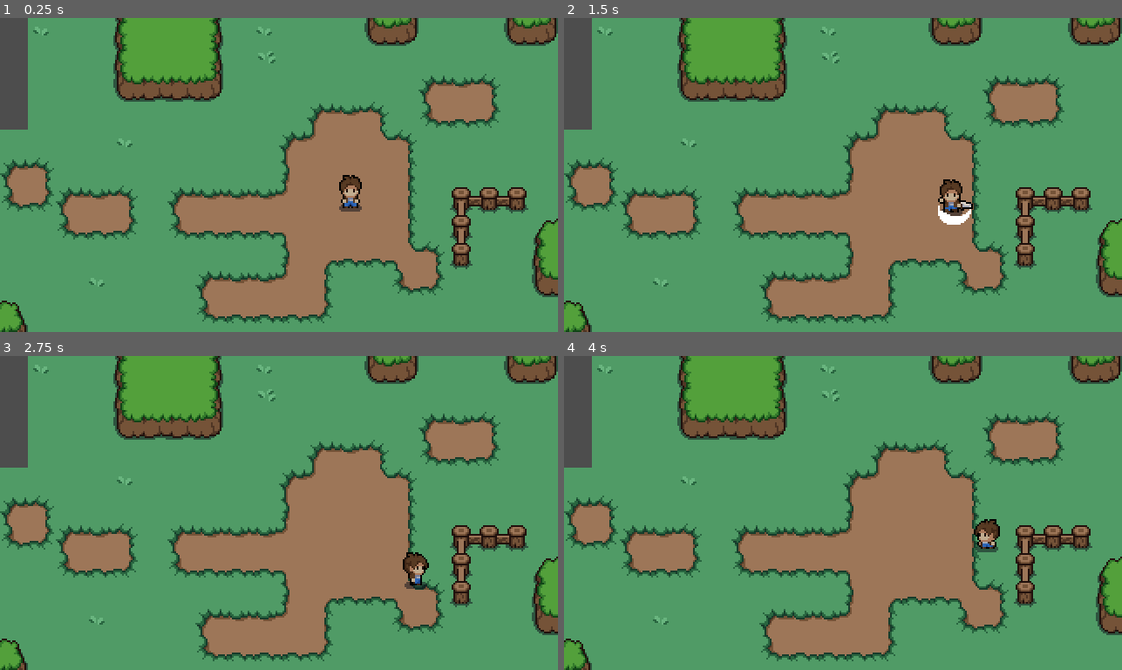
Above: before the commit, frames 1-4 (two rows, left to right).
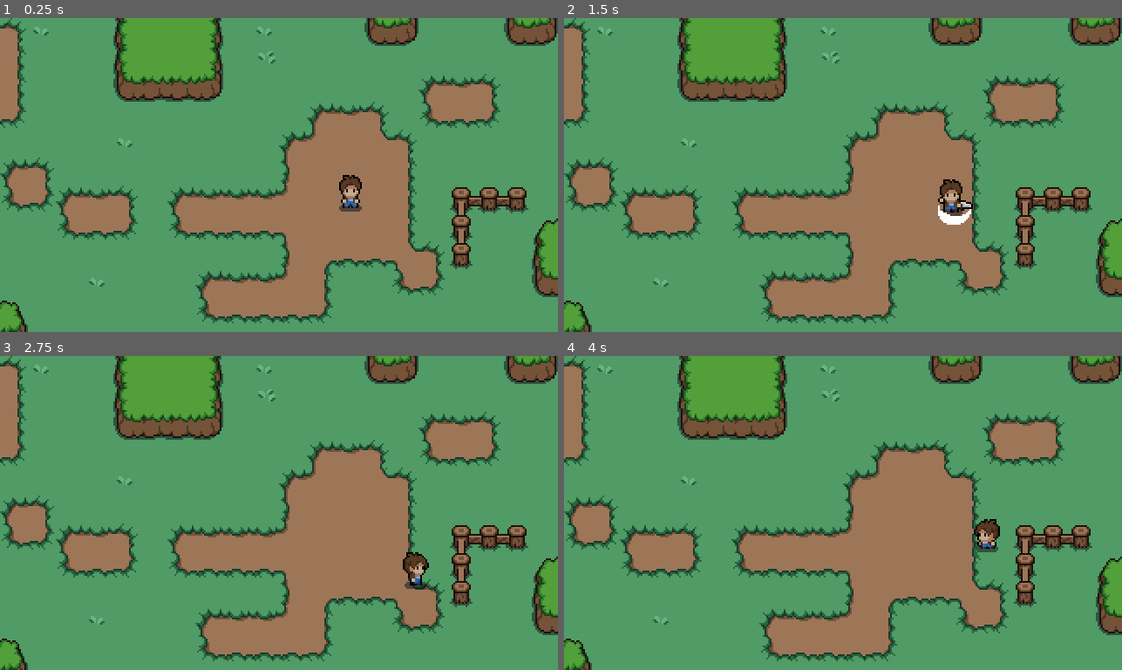
Above: after the commit, the same moments.

Repository: JrSchmidtt/top-down-rpg
Game: Godot game, scene res://terrain/level_test.tscn
The game is run twice, just before and just after one commit, with the same random seed, the same clock (stepped at 60 frames per second) and the same inputs.
Inputs (mouse positions are in pixels of both pictures, inside the frame that each line leads up to):
- Up to frame 1 (0.25 s): no input
- Up to frame 2 (1.5 s): move the mouse to (965, 159) at 0.52 s; hold D (move_right) 0.53-1.28 s; click (965, 159) at 0.6 s; move the mouse to (731, 190) at 1.27 s; hold S (move_down) from 1.28 s (still down); click (731, 190) at 1.35 s
- Up to frame 3 (2.75 s): move the mouse to (334, 443) at 2.02 s; release S (move_down) at 2.03 s; hold D (move_right) from 2.03 s (still down); click (334, 443) at 2.1 s
- Up to frame 4 (4 s): move the mouse to (815, 575) at 2.77 s; release D (move_right) at 2.78 s; hold W (move_up) 2.78-3.53 s; click (815, 575) at 2.85 s; move the mouse to (1010, 560) at 3.52 s; hold A (move_left) from 3.53 s (still down); click (1010, 560) at 3.6 s

The runs differ from the first frame. In frame 1, 1.8% of the frame differs, in the area x 0-5%, y 0-36%; in frame 2, 1.8%; in frame 3, 1.8%; in frame 4, 1.8%.

Commit message:
Fix empity tiles

Diff:
--- a/terrain/level_test.tscn
+++ b/terrain/level_test.tscn
@@ -6,7 +6,7 @@
 [node name="Level" type="Node2D"]
 
 [node name="Terrain" parent="." instance=ExtResource("1_plj4h")]
-layer_0/tile_data = PackedInt32Array(655360, 0, 0, 655361, 0 …(5657 unchanged characters)… 1051, 6, 0, -196586, 0, 0, -131050, 0, 0)
+layer_0/tile_data = PackedInt32Array(655360, 0, 0, 655361, 0 …(5657 unchanged characters)… 1051, 6, 0, -196586, 0, 0, -131050, 0, 0, 65535, 65538, 0, 0, 196610, 0, 65536, 196610, 1, 131072, 196610, 1, 196608, 196610, 2, 262143, 65538, 2, 196607, 65538, 1, 131071, 65538, 1)
 layer_1/tile_data = PackedInt32Array(-65532, 65538, 4, -65531, 131074, 4, 5, 131074, 5, 65541, 131074, 5, 6, 131074, 5, …(580 unchanged characters)…
 layer_2/tile_data = PackedInt32Array(524304, 7, 2, 458768, 7, 1, 393232, 65543, 0, 393233, 131079, 3, 393234, 196615, 3)
 
--- a/terrain/terrain.tscn
+++ b/terrain/terrain.tscn
@@ -9,8 +9,6 @@
 resource_name = "grass"
 texture = ExtResource("1_t05bt")
 0:0/0 = 0
-0:0/0/physics_layer_0/linear_velocity = Vector2(0, 0)
-0:0/0/physics_layer_0/angular_velocity = 0.0
 
 [sub_resource type="TileSetAtlasSource" id="TileSetAtlasSource_s3dju"]
 resource_name = "terrain"
@@ -18,46 +16,32 @@
 3:3/0 = 0
 3:3/0/terrain_set = 0
 3:3/0/terrain = 0
-3:3/0/physics_layer_0/linear_velocity = Vector2(0, 0)
-3:3/0/physics_layer_0/angular_velocity = 0.0
 3:3/0/terrains_peering_bit/left_side = 0
 2:3/0 = 0
 2:3/0/terrain_set = 0
 2:3/0/terrain = 0
-2:3/0/physics_layer_0/linear_velocity = Vector2(0, 0)
-2:3/0/physics_layer_0/angular_velocity = 0.0
 2:3/0/terrains_peering_bit/right_side = 0
 2:3/0/terrains_peering_bit/left_side = 0
 1:3/0 = 0
 1:3/0/terrain_set = 0
 1:3/0/terrain = 0
-1:3/0/physics_layer_0/linear_velocity = Vector2(0, 0)
-1:3/0/physics_layer_0/angular_velocity = 0.0
 1:3/0/terrains_peering_bit/right_side = 0
 0:3/0 = 0
 0:3/0/terrain_set = 0
 0:3/0/terrain = 0
-0:3/0/physics_layer_0/linear_velocity = Vector2(0, 0)
-0:3/0/physics_layer_0/angular_velocity = 0.0
 0:2/0 = 0
 0:2/0/terrain_set = 0
 0:2/0/terrain = 0
-0:2/0/physics_layer_0/linear_velocity = Vector2(0, 0)
-0:2/0/physics_layer_0/angular_velocity = 0.0
 0:2/0/terrains_peering_bit/top_side = 0
 1:2/0 = 0
 1:2/0/terrain_set = 0
 1:2/0/terrain = 0
-1:2/0/physics_layer_0/linear_velocity = Vector2(0, 0)
-1:2/0/physics_layer_0/angular_velocity = 0.0
 1:2/0/terrains_peering_bit/right_side = 0
 1:2/0/terrains_peering_bit/top_side = 0
 1:2/0/terrains_peering_bit/top_right_corner = 0
 2:2/0 = 0
 2:2/0/terrain_set = 0
 2:2/0/terrain = 0
-2:2/0/physics_layer_0/linear_velocity = Vector2(0, 0)
-2:2/0/physics_layer_0/angular_velocity = 0.0
 2:2/0/terrains_peering_bit/right_side = 0
 2:2/0/terrains_peering_bit/left_side = 0
 2:2/0/terrains_peering_bit/top_left_corner = 0
@@ -66,16 +50,12 @@
 3:2/0 = 0
 3:2/0/terrain_set = 0
 3:2/0/terrain = 0
-3:2/0/physics_layer_0/linear_velocity = Vector2(0, 0)
-3:2/0/physics_layer_0/angular_velocity = 0.0
 3:2/0/terrains_peering_bit/left_side = 0
 3:2/0/terrains_peering_bit/top_left_corner = 0
 3:2/0/terrains_peering_bit/top_side = 0
 3:1/0 = 0
 3:1/0/terrain_set = 0
 3:1/0/terrain = 0
-3:1/0/physics_layer_0/linear_velocity = Vector2(0, 0)
-3:1/0/physics_layer_0/angular_velocity = 0.0
 3:1/0/terrains_peering_bit/bottom_side = 0
 3:1/0/terrains_peering_bit/bottom_left_corner = 0
 3:1/0/terrains_peering_bit/left_side = 0
@@ -84,8 +64,6 @@
 2:1/0 = 0
 2:1/0/terrain_set = 0
 2:1/0/terrain = 0
-2:1/0/physics_layer_0/linear_velocity = Vector2(0, 0)
-2:1/0/physics_layer_0/angular_velocity = 0.0
 2:1/0/terrains_peering_bit/right_side = 0
 2:1/0/terrains_peering_bit/bottom_right_corner = 0
 2:1/0/terrains_peering_bit/bottom_side = 0
@@ -97,8 +75,6 @@
 1:1/0 = 0
 1:1/0/terrain_set = 0
 1:1/0/terrain = 0
-1:1/0/physics_layer_0/linear_velocity = Vector2(0, 0)
-1:1/0/physics_layer_0/angular_velocity = 0.0
 1:1/0/terrains_peering_bit/right_side = 0
 1:1/0/terrains_peering_bit/bottom_right_corner = 0
 1:1/0/terrains_peering_bit/bottom_side = 0
@@ -107,29 +83,21 @@
 0:1/0 = 0
 0:1/0/terrain_set = 0
 0:1/0/terrain = 0
-0:1/0/physics_layer_0/linear_velocity = Vector2(0, 0)
-0:1/0/physics_layer_0/angular_velocity = 0.0
 0:1/0/terrains_peering_bit/bottom_side = 0
 0:1/0/terrains_peering_bit/top_side = 0
 0:0/0 = 0
 0:0/0/terrain_set = 0
 0:0/0/terrain = 0
-0:0/0/physics_layer_0/linear_velocity = Vector2(0, 0)
-0:0/0/physics_layer_0/angular_velocity = 0.0
 0:0/0/terrains_peering_bit/bottom_side = 0
 1:0/0 = 0
 1:0/0/terrain_set = 0
 1:0/0/terrain = 0
-1:0/0/physics_layer_0/linear_velocity = Vector2(0, 0)
-1:0/0/physics_layer_0/angular_velocity = 0.0
 1:0/0/terrains_peering_bit/right_side = 0
 1:0/0/terrains_peering_bit/bottom_right_corner = 0
 1:0/0/terrains_peering_bit/bottom_side = 0
 2:0/0 = 0
 2:0/0/terrain_set = 0
 2:0/0/terrain = 0
-2:0/0/physics_layer_0/linear_velocity = Vector2(0, 0)
-2:0/0/physics_layer_0/angular_velocity = 0.0
 2:0/0/terrains_peering_bit/right_side = 0
 2:0/0/terrains_peering_bit/bottom_right_corner = 0
 2:0/0/terrains_peering_bit/bottom_side = 0
@@ -138,16 +106,12 @@
 3:0/0 = 0
 3:0/0/terrain_set = 0
 3:0/0/terrain = 0
-3:0/0/physics_layer_0/linear_velocity = Vector2(0, 0)
-3:0/0/physics_layer_0/angular_velocity = 0.0
 3:0/0/terrains_peering_bit/bottom_side = 0
 3:0/0/terrains_peering_bit/bottom_left_corner = 0
 3:0/0/terrains_peering_bit/left_side = 0
 4:0/0 = 0
 4:0/0/terrain_set = 0
 4:0/0/terrain = 0
-4:0/0/physics_layer_0/linear_velocity = Vector2(0, 0)
-4:0/0/physics_layer_0/angular_velocity = 0.0
 4:0/0/terrains_peering_bit/right_side = 0
 4:0/0/terrains_peering_bit/bottom_side = 0
 4:0/0/terrains_peering_bit/bottom_left_corner = 0
@@ -158,8 +122,6 @@
 4:1/0 = 0
 4:1/0/terrain_set = 0
 4:1/0/terrain = 0
-4:1/0/physics_layer_0/linear_velocity = Vector2(0, 0)
-4:1/0/physics_layer_0/angular_velocity = 0.0
 4:1/0/terrains_peering_bit/right_side = 0
 4:1/0/terrains_peering_bit/bottom_right_corner = 0
 4:1/0/terrains_peering_bit/bottom_side = 0
@@ -170,8 +132,6 @@
 4:2/0 = 0
 4:2/0/terrain_set = 0
 4:2/0/terrain = 0
-4:2/0/physics_layer_0/linear_velocity = Vector2(0, 0)
-4:2/0/physics_layer_0/angular_velocity = 0.0
 4:2/0/terrains_peering_bit/right_side = 0
 4:2/0/terrains_peering_bit/bottom_side = 0
 4:2/0/terrains_peering_bit/bottom_left_corner = 0
@@ -181,8 +141,6 @@
 5:2/0 = 0
 5:2/0/terrain_set = 0
 5:2/0/terrain = 0
-5:2/0/physics_layer_0/linear_velocity = Vector2(0, 0)
-5:2/0/physics_layer_0/angular_velocity = 0.0
 5:2/0/terrains_peering_bit/right_side = 0
 5:2/0/terrains_peering_bit/bottom_right_corner = 0
 5:2/0/terrains_peering_bit/bottom_side = 0
@@ -192,8 +150,6 @@
 5:1/0 = 0
 5:1/0/terrain_set = 0
 5:1/0/terrain = 0
-5:1/0/physics_layer_0/linear_velocity = Vector2(0, 0)
-5:1/0/physics_layer_0/angular_velocity = 0.0
 5:1/0/terrains_peering_bit/right_side = 0
 5:1/0/terrains_peering_bit/bottom_right_corner = 0
 5:1/0/terrains_peering_bit/bottom_side = 0
@@ -204,8 +160,6 @@
 5:0/0 = 0
 5:0/0/terrain_set = 0
 5:0/0/terrain = 0
-5:0/0/physics_layer_0/linear_velocity = Vector2(0, 0)
-5:0/0/physics_layer_0/angular_velocity = 0.0
 5:0/0/terrains_peering_bit/right_side = 0
 5:0/0/terrains_peering_bit/bottom_right_corner = 0
 5:0/0/terrains_peering_bit/bottom_side = 0
@@ -215,16 +169,12 @@
 5:0/0/terrains_peering_bit/top_right_corner = 0
 4:4/0 = 0
 4:4/0/terrain_set = 0
-4:4/0/physics_layer_0/linear_velocity = Vector2(0, 0)
-4:4/0/physics_layer_0/angular_velocity = 0.0
 4:4/0/terrains_peering_bit/right_side = 1
 4:4/0/terrains_peering_bit/bottom_right_corner = 1
 4:4/0/terrains_peering_bit/top_right_corner = 1
 5:4/0 = 0
 5:4/0/terrain_set = 0
 5:4/0/terrain = 1
-5:4/0/physics_layer_0/linear_velocity = Vector2(0, 0)
-5:4/0/physics_layer_0/angular_velocity = 0.0
 5:4/0/terrains_peering_bit/bottom_side = 1
 5:4/0/terrains_peering_bit/bottom_left_corner = 1
 5:4/0/terrains_peering_bit/left_side = 1
@@ -232,20 +182,14 @@
 5:4/0/terrains_peering_bit/top_side = 1
 5:5/0 = 0
 5:5/0/terrain_set = 0
-5:5/0/physics_layer_0/linear_velocity = Vector2(0, 0)
-5:5/0/physics_layer_0/angular_velocity = 0.0
 5:5/0/terrains_peering_bit/top_left_corner = 1
 5:5/0/terrains_peering_bit/top_side = 1
 4:5/0 = 0
 4:5/0/terrain_set = 0
-4:5/0/physics_layer_0/linear_velocity = Vector2(0, 0)
-4:5/0/physics_layer_0/angular_velocity = 0.0
 4:5/0/terrains_peering_bit/top_right_corner = 1
 4:6/0 = 0
 4:6/0/terrain_set = 0
 4:6/0/terrain = 1
-4:6/0/physics_layer_0/linear_velocity = Vector2(0, 0)
-4:6/0/physics_layer_0/angular_velocity = 0.0
 4:6/0/terrains_peering_bit/bottom_side = 1
 4:6/0/terrains_peering_bit/bottom_left_corner = 1
 4:6/0/terrains_peering_bit/left_side = 1
@@ -254,8 +198,6 @@
 5:6/0 = 0
 5:6/0/terrain_set = 0
 5:6/0/terrain = 1
-5:6/0/physics_layer_0/linear_velocity = Vector2(0, 0)
-5:6/0/physics_layer_0/angular_velocity = 0.0
 5:6/0/terrains_peering_bit/right_side = 1
 5:6/0/terrains_peering_bit/bottom_right_corner = 1
 5:6/0/terrains_peering_bit/bottom_side = 1
@@ -264,57 +206,41 @@
 3:7/0 = 0
 3:7/0/terrain_set = 0
 3:7/0/terrain = 1
-3:7/0/physics_layer_0/linear_velocity = Vector2(0, 0)
-3:7/0/physics_layer_0/angular_velocity = 0.0
 3:7/0/physics_layer_0/polygon_0/points = PackedVector2Array(-8, -8, 8, -8, 8, 8, -8, 8)
 3:7/0/terrains_peering_bit/left_side = 1
 2:7/0 = 0
 2:7/0/terrain_set = 0
 2:7/0/terrain = 1
-2:7/0/physics_layer_0/linear_velocity = Vector2(0, 0)
-2:7/0/physics_layer_0/angular_velocity = 0.0
 2:7/0/physics_layer_0/polygon_0/points = PackedVector2Array(-8, -8, 8, -8, 8, 8, -8, 8)
 2:7/0/terrains_peering_bit/right_side = 1
 2:7/0/terrains_peering_bit/left_side = 1
 1:7/0 = 0
 1:7/0/terrain_set = 0
 1:7/0/terrain = 1
-1:7/0/physics_layer_0/linear_velocity = Vector2(0, 0)
-1:7/0/physics_layer_0/angular_velocity = 0.0
 1:7/0/physics_layer_0/polygon_0/points = PackedVector2Array(-8, -8, 8, -8, 8, 8, -8, 8)
 1:7/0/terrains_peering_bit/right_side = 1
 0:7/0 = 0
 0:7/0/terrain_set = 0
 0:7/0/terrain = 1
-0:7/0/physics_layer_0/linear_velocity = Vector2(0, 0)
-0:7/0/physics_layer_0/angular_velocity = 0.0
 0:7/0/physics_layer_0/polygon_0/points = PackedVector2Array(-8, -8, 8, -8, 8, 8, -8, 8)
 0:6/0 = 0
 0:6/0/terrain_set = 0
-0:6/0/physics_layer_0/linear_velocity = Vector2(0, 0)
-0:6/0/physics_layer_0/angular_velocity = 0.0
 0:6/0/physics_layer_0/polygon_0/points = PackedVector2Array(-8, -8, 8, -8, 8, 8, -8, 8)
 0:6/0/terrains_peering_bit/top_side = 1
 0:5/0 = 0
 0:5/0/terrain_set = 0
 0:5/0/terrain = 1
-0:5/0/physics_layer_0/linear_velocity = Vector2(0, 0)
-0:5/0/physics_layer_0/angular_velocity = 0.0
 0:5/0/physics_layer_0/polygon_0/points = PackedVector2Array(-8, -8, 8, -8, 8, 8, -8, 8)
 0:5/0/terrains_peering_bit/bottom_side = 1
 0:5/0/terrains_peering_bit/top_side = 1
 0:4/0 = 0
 0:4/0/terrain_set = 0
 0:4/0/terrain = 1
-0:4/0/physics_layer_0/linear_velocity = Vector2(0, 0)
-0:4/0/physics_layer_0/angular_velocity = 0.0
 0:4/0/physics_layer_0/polygon_0/points = PackedVector2Array(-8, -8, 8, -8, 8, 8, -8, 8)
 0:4/0/terrains_peering_bit/bottom_side = 1
 1:4/0 = 0
 1:4/0/terrain_set = 0
 1:4/0/terrain = 1
-1:4/0/physics_layer_0/linear_velocity = Vector2(0, 0)
-1:4/0/physics_layer_0/angular_velocity = 0.0
 1:4/0/physics_layer_0/polygon_0/points = PackedVector2Array(-8, -8, 8, -8, 8, 8, -8, 8)
 1:4/0/terrains_peering_bit/right_side = 1
 1:4/0/terrains_peering_bit/bottom_right_corner = 1
@@ -322,8 +248,6 @@
 2:4/0 = 0
 2:4/0/terrain_set = 0
 2:4/0/terrain = 1
-2:4/0/physics_layer_0/linear_velocity = Vector2(0, 0)
-2:4/0/physics_layer_0/angular_velocity = 0.0
 2:4/0/physics_layer_0/polygon_0/points = PackedVector2Array(-8, -8, 8, -8, 8, 8, -8, 8)
 2:4/0/terrains_peering_bit/right_side = 1
 2:4/0/terrains_peering_bit/bottom_right_corner = 1
@@ -333,8 +257,6 @@
 3:4/0 = 0
 3:4/0/terrain_set = 0
 3:4/0/terrain = 1
-3:4/0/physics_layer_0/linear_velocity = Vector2(0, 0)
-3:4/0/physics_layer_0/angular_velocity = 0.0
 3:4/0/physics_layer_0/polygon_0/points = PackedVector2Array(-8, -8, 8, -8, 8, 8, -8, 8)
 3:4/0/terrains_peering_bit/bottom_side = 1
 3:4/0/terrains_peering_bit/bottom_left_corner = 1
@@ -342,8 +264,6 @@
 3:5/0 = 0
 3:5/0/terrain_set = 0
 3:5/0/terrain = 1
-3:5/0/physics_layer_0/linear_velocity = Vector2(0, 0)
-3:5/0/physics_layer_0/angular_velocity = 0.0
 3:5/0/physics_layer_0/polygon_0/points = PackedVector2Array(-8, -8, 8, -8, 8, 8, -8, 8)
 3:5/0/terrains_peering_bit/bottom_side = 1
 3:5/0/terrains_peering_bit/bottom_left_corner = 1
@@ -353,8 +273,6 @@
 2:5/0 = 0
 2:5/0/terrain_set = 0
 2:5/0/terrain = 1
-2:5/0/physics_layer_0/linear_velocity = Vector2(0, 0)
-2:5/0/physics_layer_0/angular_velocity = 0.0
 2:5/0/physics_layer_0/polygon_0/points = PackedVector2Array(-8, -8, 8, -8, 8, 8, -8, 8)
 2:5/0/terrains_peering_bit/right_side = 1
 2:5/0/terrains_peering_bit/bottom_right_corner = 1
@@ -367,8 +285,6 @@
 1:5/0 = 0
 1:5/0/terrain_set = 0
 1:5/0/terrain = 1
-1:5/0/physics_layer_0/linear_velocity = Vector2(0, 0)
-1:5/0/physics_layer_0/angular_velocity = 0.0
 1:5/0/physics_layer_0/polygon_0/points = PackedVector2Array(-8, -8, 8, -8, 8, 8, -8, 8)
 1:5/0/terrains_peering_bit/right_side = 1
 1:5/0/terrains_peering_bit/bottom_right_corner = 1
@@ -378,8 +294,6 @@
 1:6/0 = 0
 1:6/0/terrain_set = 0
 1:6/0/terrain = 1
-1:6/0/physics_layer_0/linear_velocity = Vector2(0, 0)
-1:6/0/physics_layer_0/angular_velocity = 0.0
 1:6/0/physics_layer_0/polygon_0/points = PackedVector2Array(-8, -8, 8, -8, 8, 8, -8, 8)
 1:6/0/terrains_peering_bit/right_side = 1
 1:6/0/terrains_peering_bit/top_side = 1
@@ -387,8 +301,6 @@
 2:6/0 = 0
 2:6/0/terrain_set = 0
 2:6/0/terrain = 1
-2:6/0/physics_layer_0/linear_velocity = Vector2(0, 0)
-2:6/0/physics_layer_0/angular_velocity = 0.0
 2:6/0/physics_layer_0/polygon_0/points = PackedVector2Array(-8, -8, 8, -8, 8, 8, -8, 8)
 2:6/0/terrains_peering_bit/right_side = 1
 2:6/0/terrains_peering_bit/left_side = 1
@@ -398,8 +310,6 @@
 3:6/0 = 0
 3:6/0/terrain_set = 0
 3:6/0/terrain = 1
-3:6/0/physics_layer_0/linear_velocity = Vector2(0, 0)
-3:6/0/physics_layer_0/angular_velocity = 0.0
 3:6/0/physics_layer_0/polygon_0/points = PackedVector2Array(-8, -8, 8, -8, 8, 8, -8, 8)
 3:6/0/terrains_peering_bit/left_side = 1
 3:6/0/terrains_peering_bit/top_left_corner = 1
@@ -411,15 +321,11 @@
 0:0/0 = 0
 0:0/0/terrain_set = 0
 0:0/0/terrain = 3
-0:0/0/physics_layer_0/linear_velocity = Vector2(0, 0)
-0:0/0/physics_layer_0/angular_velocity = 0.0
 0:0/0/terrains_peering_bit/right_side = 3
 0:0/0/terrains_peering_bit/left_side = 3
 1:0/0 = 0
 1:0/0/terrain_set = 0
 1:0/0/terrain = 3
-1:0/0/physics_layer_0/linear_velocity = Vector2(0, 0)
-1:0/0/physics_layer_0/angular_velocity = 0.0
 1:0/0/terrains_peering_bit/right_side = 3
 1:0/0/terrains_peering_bit/left_side = 3
 1:0/0/terrains_peering_bit/top_left_corner = 3
@@ -428,16 +334,12 @@
 2:0/0 = 0
 2:0/0/terrain_set = 0
 2:0/0/terrain = 3
-2:0/0/physics_layer_0/linear_velocity = Vector2(0, 0)
-2:0/0/physics_layer_0/angular_velocity = 0.0
 2:0/0/terrains_peering_bit/bottom_side = 3
 2:0/0/terrains_peering_bit/bottom_left_corner = 3
 2:0/0/terrains_peering_bit/left_side = 3
 3:0/0 = 0
 3:0/0/terrain_set = 0
 3:0/0/terrain = 3
-3:0/0/physics_layer_0/linear_velocity = Vector2(0, 0)
-3:0/0/physics_layer_0/angular_velocity = 0.0
 3:0/0/terrains_peering_bit/right_side = 3
 3:0/0/terrains_peering_bit/bottom_right_corner = 3
 3:0/0/terrains_peering_bit/bottom_side = 3
@@ -446,8 +348,6 @@
 0:4/0 = 0
 0:4/0/terrain_set = 0
 0:4/0/terrain = 4
-0:4/0/physics_layer_0/linear_velocity = Vector2(0, 0)
-0:4/0/physics_layer_0/angular_velocity = 0.0
 0:4/0/terrains_peering_bit/right_side = 4
 0:4/0/terrains_peering_bit/bottom_right_corner = 4
 0:4/0/terrains_peering_bit/bottom_side = 4
@@ -459,8 +359,6 @@
 1:4/0 = 0
 1:4/0/terrain_set = 0
 1:4/0/terrain = 4
-1:4/0/physics_layer_0/linear_velocity = Vector2(0, 0)
-1:4/0/physics_layer_0/angular_velocity = 0.0
 1:4/0/terrains_peering_bit/right_side = 4
 1:4/0/terrains_peering_bit/bottom_side = 4
 1:4/0/terrains_peering_bit/left_side = 4
@@ -470,8 +368,6 @@
 2:4/0 = 0
 2:4/0/terrain_set = 0
 2:4/0/terrain = 4
-2:4/0/physics_layer_0/linear_velocity = Vector2(0, 0)
-2:4/0/physics_layer_0/angular_velocity = 0.0
 2:4/0/terrains_peering_bit/right_side = 4
 2:4/0/terrains_peering_bit/bottom_right_corner = 4
 2:4/0/terrains_peering_bit/bottom_side = 4
@@ -482,8 +378,6 @@
 3:4/0 = 0
 3:4/0/terrain_set = 0
 3:4/0/terrain = 4
-3:4/0/physics_layer_0/linear_velocity = Vector2(0, 0)
-3:4/0/physics_layer_0/angular_velocity = 0.0
 3:4/0/terrains_peering_bit/right_side = 4
 3:4/0/terrains_peering_bit/bottom_side = 4
 3:4/0/terrains_peering_bit/bottom_left_corner = 4
@@ -497,48 +391,36 @@
 0:0/0 = 0
 0:0/0/terrain_set = 0
 0:0/0/terrain = 2
-0:0/0/physics_layer_0/linear_velocity = Vector2(0, 0)
-0:0/0/physics_layer_0/angular_velocity = 0.0
 0:0/0/physics_layer_0/polygon_0/points = PackedVector2Array(-8, -8, 8, -8, 8, 8, -8, 8)
 0:0/0/terrains_peering_bit/bottom_side = 2
 0:0/0/terrains_peering_bit/top_side = 2
 1:0/0 = 0
 1:0/0/terrain_set = 0
 1:0/0/terrain = 2
-1:0/0/physics_layer_0/linear_velocity = Vector2(0, 0)
-1:0/0/physics_layer_0/angular_velocity = 0.0
 1:0/0/physics_layer_0/polygon_0/points = PackedVector2Array(-8, -8, 8, -8, 8, 8, -8, 8)
 1:0/0/terrains_peering_bit/right_side = 2
 1:0/0/terrains_peering_bit/bottom_side = 2
 2:0/0 = 0
 2:0/0/terrain_set = 0
 2:0/0/terrain = 2
-2:0/0/physics_layer_0/linear_velocity = Vector2(0, 0)
-2:0/0/physics_layer_0/angular_velocity = 0.0
 2:0/0/physics_layer_0/polygon_0/points = PackedVector2Array(-8, -8, 8, -8, 8, 8, -8, 8)
 2:0/0/terrains_peering_bit/right_side = 2
 2:0/0/terrains_peering_bit/left_side = 2
 3:0/0 = 0
 3:0/0/terrain_set = 0
 3:0/0/terrain = 2
-3:0/0/physics_layer_0/linear_velocity = Vector2(0, 0)
-3:0/0/physics_layer_0/angular_velocity = 0.0
 3:0/0/physics_layer_0/polygon_0/points = PackedVector2Array(-8, -8, 8, -8, 8, 8, -8, 8)
 3:0/0/terrains_peering_bit/bottom_side = 2
 3:0/0/terrains_peering_bit/left_side = 2
 0:1/0 = 0
 0:1/0/terrain_set = 0
 0:1/0/terrain = 2
-0:1/0/physics_layer_0/linear_velocity = Vector2(0, 0)
-0:1/0/physics_layer_0/angular_velocity = 0.0
 0:1/0/physics_layer_0/polygon_0/points = PackedVector2Array(-8, -8, 8, -8, 8, 8, -8, 8)
 0:1/0/terrains_peering_bit/bottom_side = 2
 0:1/0/terrains_peering_bit/top_side = 2
 1:1/0 = 0
 1:1/0/terrain_set = 0
 1:1/0/terrain = 2
-1:1/0/physics_layer_0/linear_velocity = Vector2(0, 0)
-1:1/0/physics_layer_0/angular_velocity = 0.0
 1:1/0/physics_layer_0/polygon_0/points = PackedVector2Array(-8, -8, 8, -8, 8, 8, -8, 8)
 1:1/0/terrains_peering_bit/right_side = 2
 1:1/0/terrains_peering_bit/bottom_side = 2
@@ -546,8 +428,6 @@
 2:1/0 = 0
 2:1/0/terrain_set = 0
 2:1/0/terrain = 2
-2:1/0/physics_layer_0/linear_velocity = Vector2(0, 0)
-2:1/0/physics_layer_0/angular_velocity = 0.0
 2:1/0/physics_layer_0/polygon_0/points = PackedVector2Array(-8, -8, 8, -8, 8, 8, -8, 8)
 2:1/0/terrains_peering_bit/right_side = 2
 2:1/0/terrains_peering_bit/bottom_side = 2
@@ -556,8 +436,6 @@
 3:1/0 = 0
 3:1/0/terrain_set = 0
 3:1/0/terrain = 2
-3:1/0/physics_layer_0/linear_velocity = Vector2(0, 0)
-3:1/0/physics_layer_0/angular_velocity = 0.0
 3:1/0/physics_layer_0/polygon_0/points = PackedVector2Array(-8, -8, 8, -8, 8, 8, -8, 8)
 3:1/0/terrains_peering_bit/bottom_side = 2
 3:1/0/terrains_peering_bit/left_side = 2
@@ -565,24 +443,18 @@
 0:2/0 = 0
 0:2/0/terrain_set = 0
 0:2/0/terrain = 2
-0:2/0/physics_layer_0/linear_velocity = Vector2(0, 0)
-0:2/0/physics_layer_0/angular_velocity = 0.0
 0:2/0/physics_layer_0/polygon_0/points = PackedVector2Array(-8, -8, 8, -8, 8, 8, -8, 8)
 0:2/0/terrains_peering_bit/bottom_side = 2
 0:2/0/terrains_peering_bit/top_side = 2
 1:2/0 = 0
 1:2/0/terrain_set = 0
 1:2/0/terrain = 2
-1:2/0/physics_layer_0/linear_velocity = Vector2(0, 0)
-1:2/0/physics_layer_0/angular_velocity = 0.0
 1:2/0/physics_layer_0/polygon_0/points = PackedVector2Array(-8, -8, 8, -8, 8, 8, -8, 8)
 1:2/0/terrains_peering_bit/right_side = 2
 1:2/0/terrains_peering_bit/top_side = 2
 2:2/0 = 0
 2:2/0/terrain_set = 0
 2:2/0/terrain = 2
-2:2/0/physics_layer_0/linear_velocity = Vector2(0, 0)
-2:2/0/physics_layer_0/angular_velocity = 0.0
 2:2/0/physics_layer_0/polygon_0/points = PackedVector2Array(-8, -8, 8, -8, 8, 8, -8, 8)
 2:2/0/terrains_peering_bit/right_side = 2
 2:2/0/terrains_peering_bit/left_side = 2
@@ -590,39 +462,29 @@
 3:2/0 = 0
 3:2/0/terrain_set = 0
 3:2/0/terrain = 2
-3:2/0/physics_layer_0/linear_velocity = Vector2(0, 0)
-3:2/0/physics_layer_0/angular_velocity = 0.0
 3:2/0/physics_layer_0/polygon_0/points = PackedVector2Array(-8, -8, 8, -8, 8, 8, -8, 8)
 3:2/0/terrains_peering_bit/left_side = 2
 3:2/0/terrains_peering_bit/top_side = 2
 0:3/0 = 0
 0:3/0/terrain_set = 0
 0:3/0/terrain = 2
-0:3/0/physics_layer_0/linear_velocity = Vector2(0, 0)
-0:3/0/physics_layer_0/angular_velocity = 0.0
 0:3/0/physics_layer_0/polygon_0/points = PackedVector2Array(-8, -8, 8, -8, 8, 8, -8, 8)
 0:3/0/terrains_peering_bit/bottom_side = 2
 0:3/0/terrains_peering_bit/top_side = 2
 1:3/0 = 0
 1:3/0/terrain_set = 0
 1:3/0/terrain = 2
-1:3/0/physics_layer_0/linear_velocity = Vector2(0, 0)
-1:3/0/physics_layer_0/angular_velocity = 0.0
 1:3/0/physics_layer_0/polygon_0/points = PackedVector2Array(-8, -8, 8, -8, 8, 8, -8, 8)
 1:3/0/terrains_peering_bit/right_side = 2
 2:3/0 = 0
 2:3/0/terrain_set = 0
 2:3/0/terrain = 2
-2:3/0/physics_layer_0/linear_velocity = Vector2(0, 0)
-2:3/0/physics_layer_0/angular_velocity = 0.0
 2:3/0/physics_layer_0/polygon_0/points = PackedVector2Array(-8, -8, 8, -8, 8, 8, -8, 8)
 2:3/0/terrains_peering_bit/right_side = 2
 2:3/0/terrains_peering_bit/left_side = 2
 3:3/0 = 0
 3:3/0/terrain_set = 0
 3:3/0/terrain = 2
-3:3/0/physics_layer_0/linear_velocity = Vector2(0, 0)
-3:3/0/physics_layer_0/angular_velocity = 0.0
 3:3/0/physics_layer_0/polygon_0/points = PackedVector2Array(-8, -8, 8, -8, 8, 8, -8, 8)
 3:3/0/terrains_peering_bit/left_side = 2
 
@@ -650,6 +512,4 @@
 layer_0/name = "base_terrain"
 layer_0/tile_data = PackedInt32Array(655360, 0, 0, 655361, 0, 0, 655362, 0, 0, 655363, 0, 0, 655364, 0, 0, 655365, 0, 0 …(4873 unchanged characters)…
 layer_1/name = "cliff_terrain"
-layer_1/tile_data = PackedInt32Array()
 layer_2/name = "decoration_terrain"
-layer_2/tile_data = PackedInt32Array()
